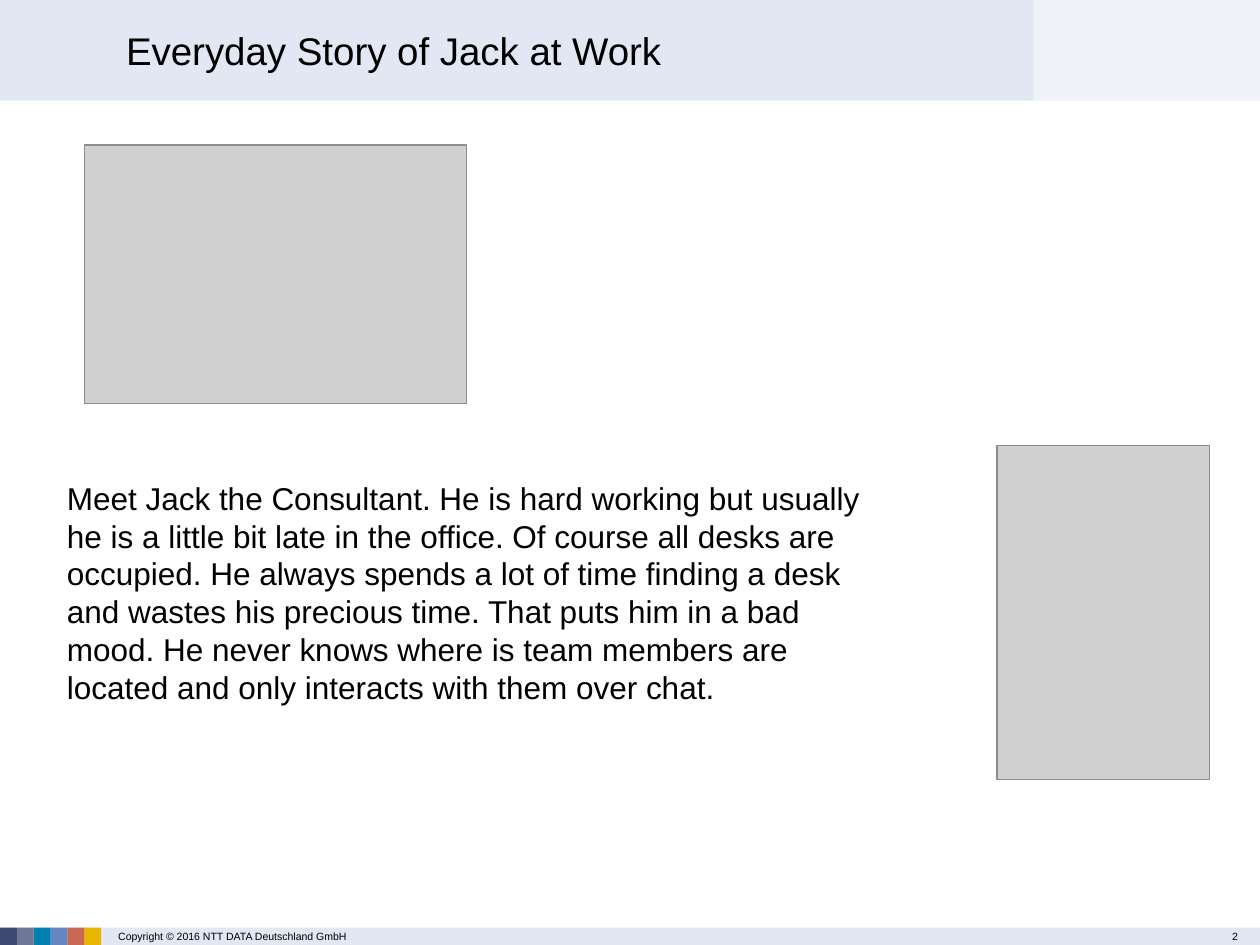
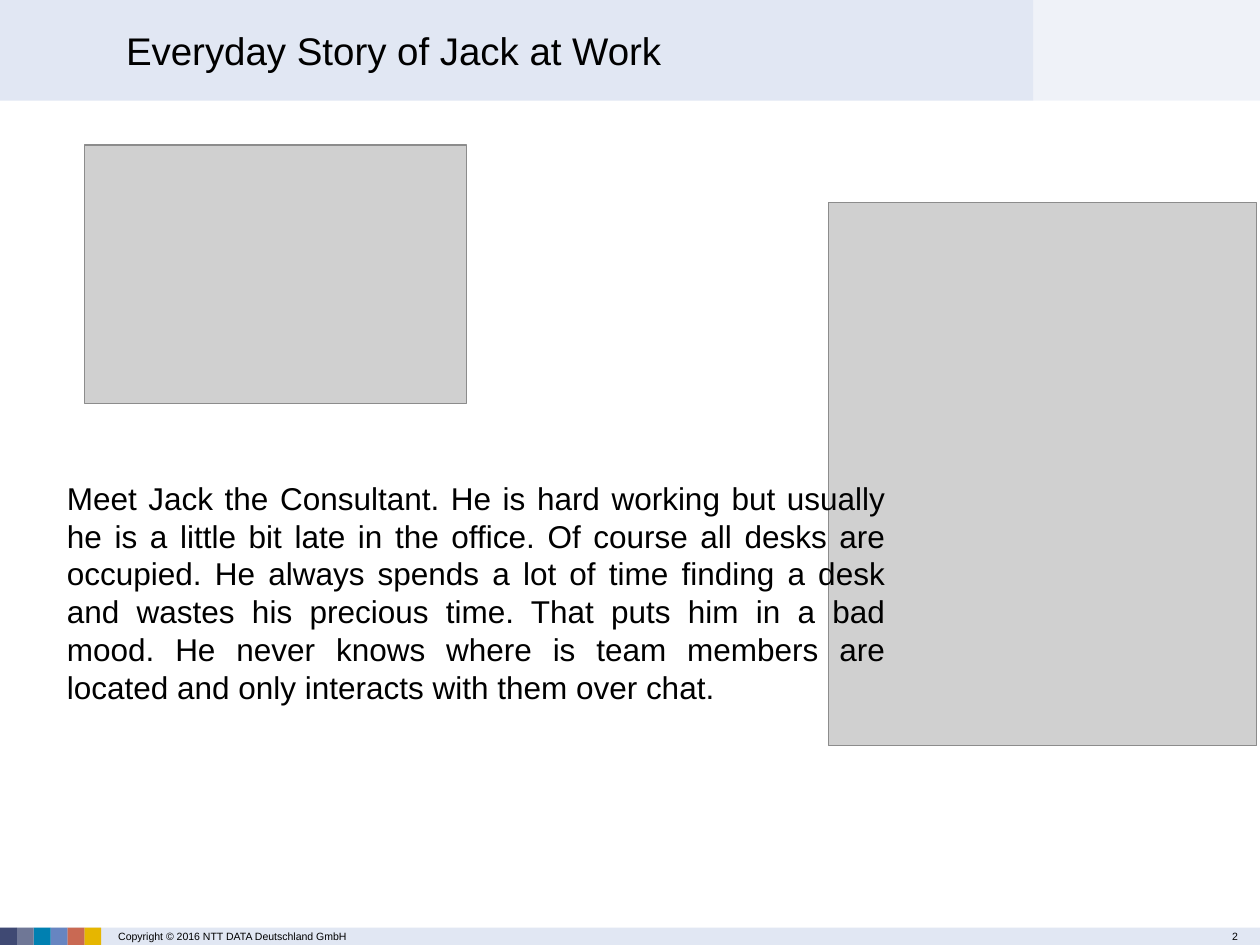
Before and after one commit to ranjitha-kuntimaddi/Smart-Office-, a slide deck: slide 2 of docs/Smart Office – Find My Colleges.pptx. Drawn at 1260x945 pixels with LibreOffice and Linux fonts; fonts in the diff are those of the drawing; grey boxes stand for pictures; background and template pictures are left out. Boxes give left, top, right and bottom in pixels: in the first picture for what was removed or moved away, otherwise in the second. Text is boxed around its words. In the diff, an @@ line names an element or a change of style, - is before the commit and + after.

```diff
--- a/docs/Smart Office – Find My Colleges.pptx
+++ b/docs/Smart Office – Find My Colleges.pptx
@@ picture added at [828,203,1256,746] @@
@@ picture removed at [997,446,1208,780] @@
@@ text "Meet Jack the Consultant. He ..." at [67,485,885,705]: alignment left to justified @@
```
Also in this commit, not shown: 4 other slides changed, 2 slides added, 1 slide removed.
